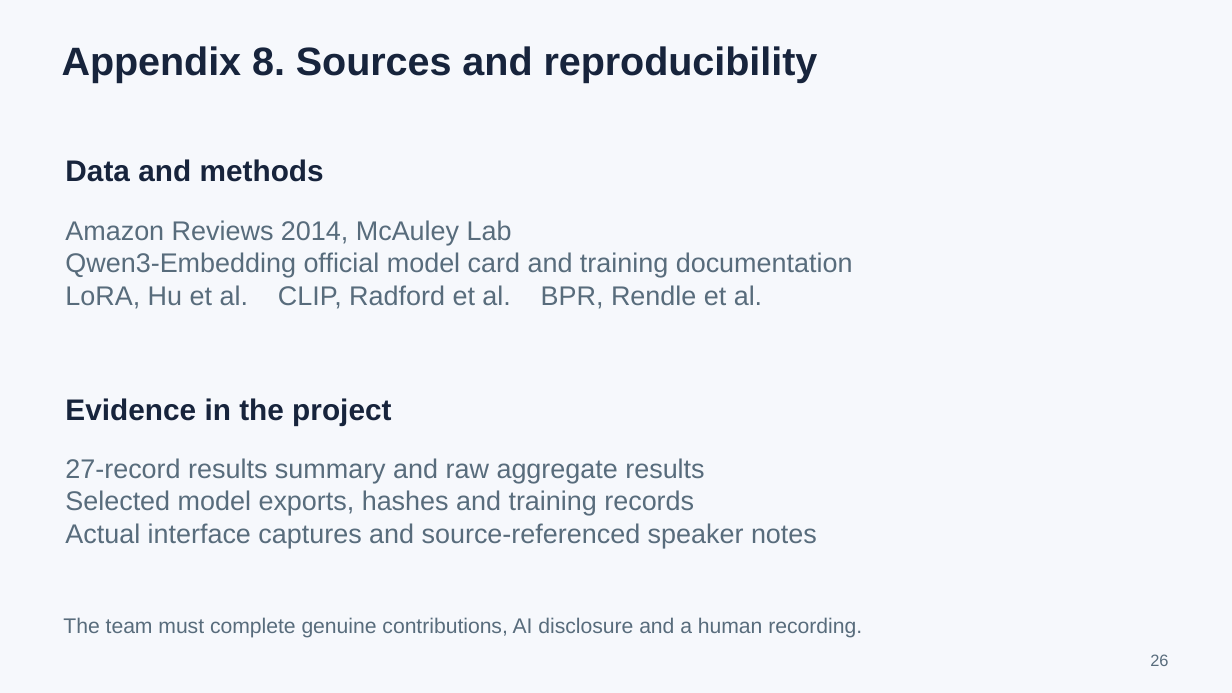
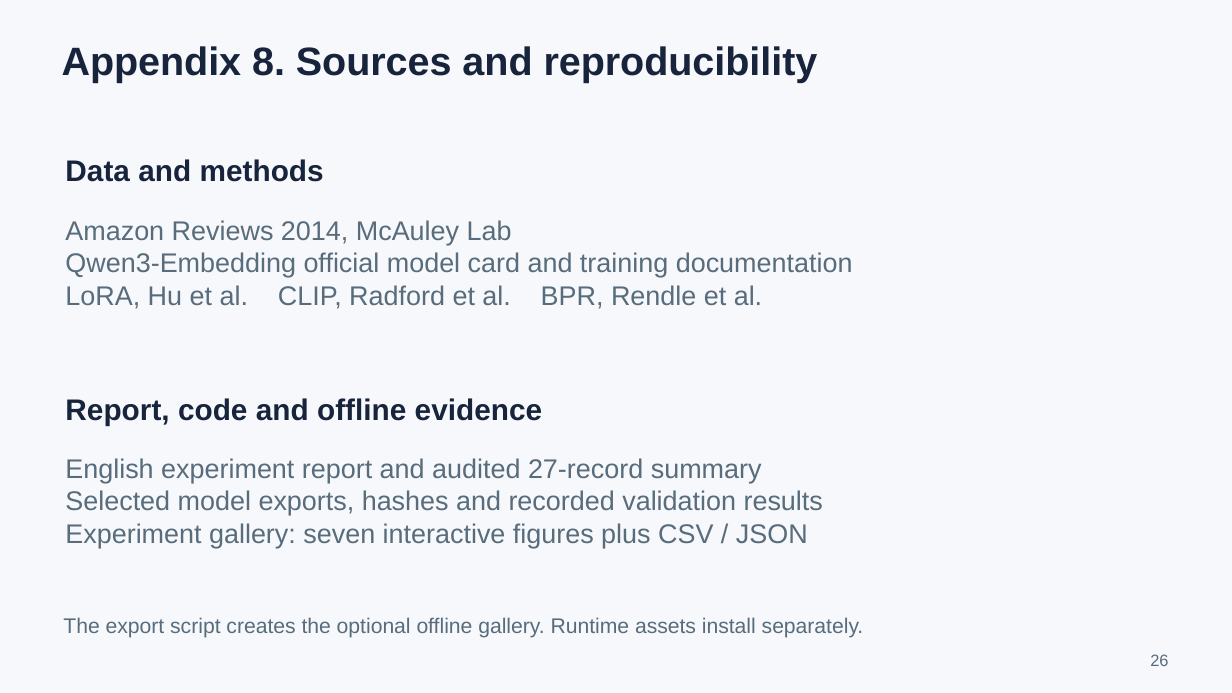
Before and after one commit to cjk041212/ShopLens, a slide deck: slide 26 of submission/ShopLens_Qwen_presentation.pptx. Drawn at 1232x693 pixels with LibreOffice and Linux fonts; fonts in the diff are those of the drawing. Boxes give left, top, right and bottom in pixels: in the first picture for what was removed or moved away, otherwise in the second. Text is boxed around its words. In the diff, an @@ line names an element or a change of style, - is before the commit and + after.

Commit message:
Update the experiment report and 26-slide visual presentation

```diff
--- a/submission/ShopLens_Qwen_presentation.pptx
+++ b/submission/ShopLens_Qwen_presentation.pptx
@@ text at [65,398,542,426]: text changed @@
-Evidence in the project
+Report, code and offline evidence
@@ text at [65,458,823,548]: text changed @@
-27-record results summary and raw aggregate results
-Selected model exports, hashes and training records
-Actual interface captures and source-referenced speaker notes
+English experiment report and audited 27-record summary
+Selected model exports, hashes and recorded validation results
+Experiment gallery: seven interactive figures plus CSV / JSON
@@ text at [63,617,864,638]: text changed @@
-The team must complete genuine contributions, AI disclosure and a human recording.
+The export script creates the optional offline gallery. Runtime assets install separately.
```
Also in this commit, not shown: 2 other slides changed, 3 slides added, 3 slides removed, 2 other files.
